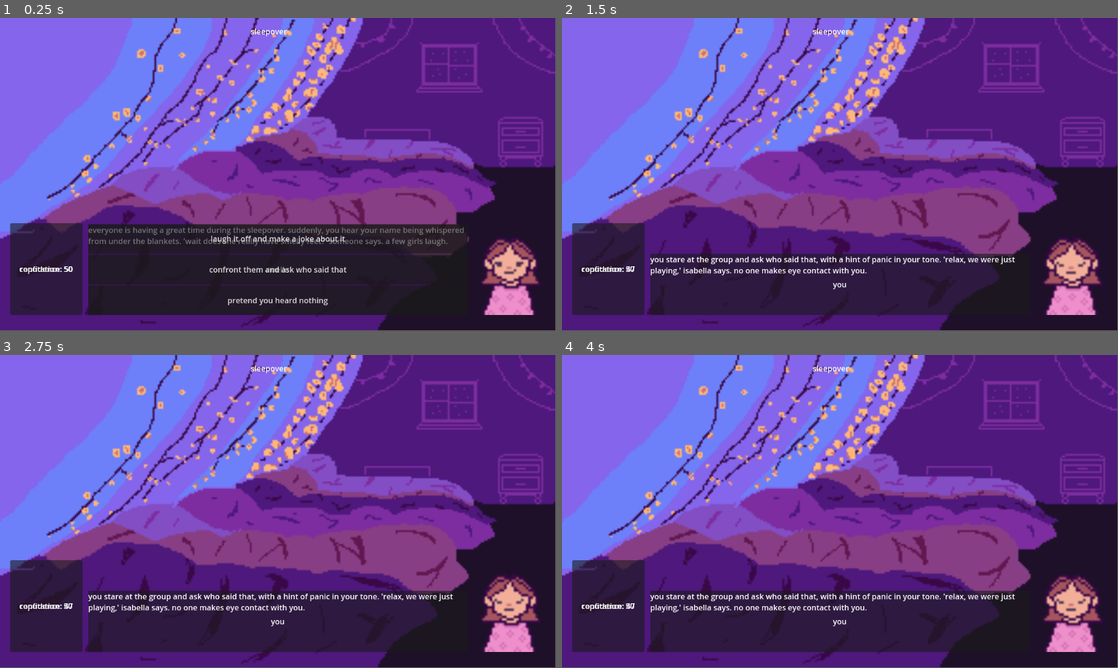
Above: before the commit, frames 1-4 (two rows, left to right).
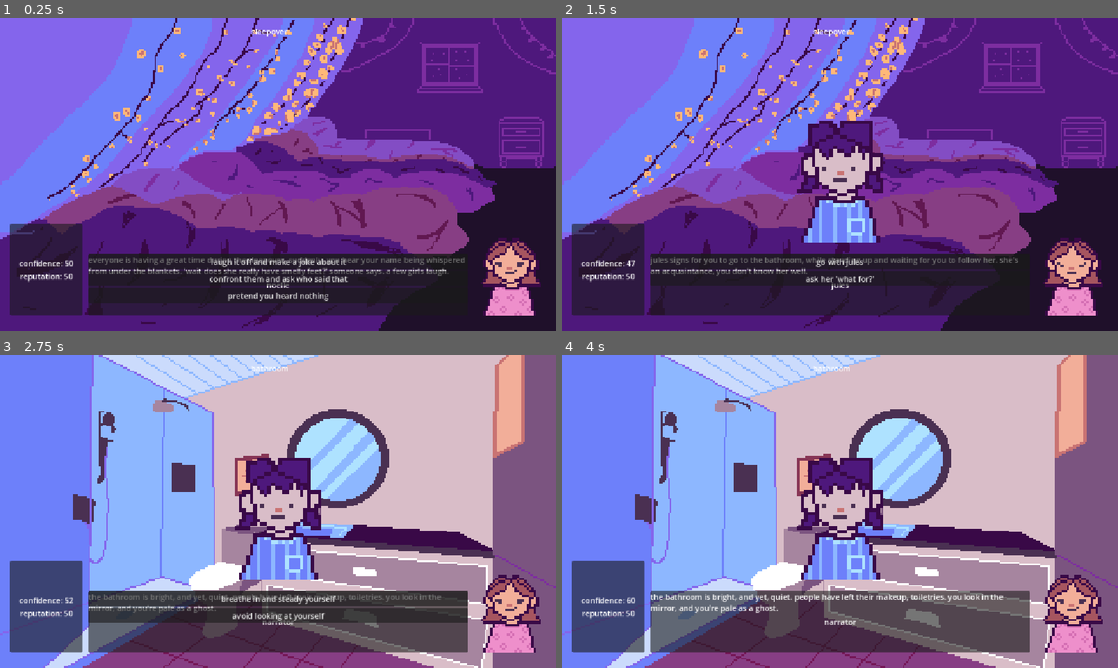
Above: after the commit, the same moments.

Repository: itsbeesfan/gossip-madness
Game: Godot game, scene res://scenes/main.tscn
Two runs of this game, one before a commit and one after it. Both use one fixed random seed, a clock stepped at 60 frames per second and the inputs below.
Inputs (mouse positions are in pixels of both pictures, inside the frame that each line leads up to):
- Up to frame 1 (0.25 s): no input
- Up to frame 2 (1.5 s): click "confront them and ask who sai…" at 0.5 s; click "go quiet." at 1.25 s
- Up to frame 3 (2.75 s): click (278, 599) at 2 s, where only the run after the commit has a clickable "go with jules"
- Up to frame 4 (4 s): click (840, 599) at 2.75 s, where only the run after the commit has a clickable "breathe in and steady yourself"; tap Enter at 3.5 s; hold Right from 3.53 s (still down); tap Alt at 3.6 s
In our replay, the window is 799x449 before the commit and 800x450 after it. These sizes can differ from the game's own. Grey fills any space a smaller window leaves; there, only what the larger window draws over its background counts as a difference.

The runs differ from the first frame. In frame 1, 15% of the frame differs, in the area x 0-100%, y 0-100%; in frame 2, 12%; in frame 3, 89%; in frame 4, 91%.
Error before the commit: Invalid access to property or key 'sleepover_change' on a base object of type 'Dictionary'. (res://scripts/main.gd:90)
Error after the commit: Invalid access to property or key 'bathroom_talk' on a base object of type 'Dictionary'. (res://scripts/main.gd:111)

Commit message:
started bathroom scenes, fixing graphics

Diff:
--- a/gossip-madness/project.godot
+++ b/gossip-madness/project.godot
@@ -15,6 +15,10 @@
 config/features=PackedStringArray("4.5", "GL Compatibility")
 config/icon="res://icon.svg"
 
+[display]
+
+window/stretch/mode="canvas_items"
+
 [editor_plugins]
 
 enabled=PackedStringArray("res://addons/godot_super-wakatime/plugin.cfg")
--- a/gossip-madness/scenes/main.tscn
+++ b/gossip-madness/scenes/main.tscn
@@ -12,12 +12,14 @@
 script = ExtResource("1_o5qli")
 
 [node name="background" type="TextureRect" parent="."]
+texture_filter = 1
 layout_mode = 1
 anchors_preset = 15
 anchor_right = 1.0
 anchor_bottom = 1.0
 grow_horizontal = 2
 grow_vertical = 2
+stretch_mode = 4
 
 [node name="location" type="Label" parent="."]
 layout_mode = 1
@@ -71,15 +73,22 @@
 offset_right = 76.535995
 offset_bottom = 96.303955
 
-[node name="confidence" type="Label" parent="stats"]
+[node name="VBoxContainer" type="VBoxContainer" parent="stats"]
+layout_mode = 2
+alignment = 1
+
+[node name="confidence" type="Label" parent="stats/VBoxContainer"]
 layout_mode = 2
 horizontal_alignment = 1
+vertical_alignment = 1
 
-[node name="reputation" type="Label" parent="stats"]
+[node name="reputation" type="Label" parent="stats/VBoxContainer"]
 layout_mode = 2
 horizontal_alignment = 1
+vertical_alignment = 1
 
 [node name="avatar" type="TextureRect" parent="."]
+texture_filter = 1
 layout_mode = 1
 anchors_preset = -1
 anchor_left = 0.91400003
@@ -92,15 +101,16 @@
 offset_bottom = 96.303955
 
 [node name="speaker" type="TextureRect" parent="."]
+texture_filter = 1
 layout_mode = 1
 anchors_preset = 8
 anchor_left = 0.5
 anchor_top = 0.5
 anchor_right = 0.5
 anchor_bottom = 0.5
-offset_left = -147.5
-offset_top = -129.5
-offset_right = 147.5
-offset_bottom = 129.5
+offset_left = -111.5
+offset_top = -141.23334
+offset_right = 111.5
+offset_bottom = 141.23334
 grow_horizontal = 2
 grow_vertical = 2
--- a/gossip-madness/scripts/main.gd
+++ b/gossip-madness/scripts/main.gd
@@ -11,8 +11,8 @@
 @onready var speaker_label = $dialoguePanel/speaker
 @onready var story_text = $dialoguePanel/story
 @onready var choices_box = $dialoguePanel/choices
-@onready var confidence_label = $stats/confidence
-@onready var reputation_label = $stats/reputation
+@onready var confidence_label = $stats/VBoxContainer/confidence
+@onready var reputation_label = $stats/VBoxContainer/reputation
 @onready var avatar_animation = $avatar
 @onready var speaker_animation = $speaker
 
@@ -54,7 +54,7 @@
 
 	"sleepover_confrontation": {
 		"location": "sleepover",
-		"speaker": "you",
+		"speaker": "isabella",
 		"text": "you stare at the group and ask who said that, with a hint of panic in your tone. 'relax, we were just playing,' isabella says. no one makes eye contact with you.",
 		"choices": [
 			{"label": "say it didn't feel like a joke", "confidence": 8, "reputation": 6, "next": "sleepover_change"},
@@ -71,6 +71,27 @@
 			{"label": "act nonchalant, and hope they forget later.", "confidence": -8, "reputation": -7, "next": "sleepover_change"},
 		]
 	},
+
+	"sleepover_change": {
+		"location": "sleepover",
+		"speaker": "jules",
+		"text": "jules signs for you to go to the bathroom, while standing up and waiting for you to follow her. she's an acquaintance, you don't know her well.",
+		"choices": [
+			{"label": "go with jules", "confidence": 5, "reputation": 0, "next": "bathroom_one"},
+			{"label": "ask her 'what for?'", "confidence": -5, "reputation": 0, "next": "bathroom_one"}
+		]
+	},
+
+	"bathroom_one": {
+		"location": "bathroom",
+		"speaker": "narrator",
+		"text": "the bathroom is bright, and yet, quiet. people have left their makeup, toiletries. you look in the mirror, and you're pale as a ghost.",
+		"choices": [
+			{"label": "breathe in and steady yourself", "confidence": 8, "reputation": 0, "next": "bathroom_talk"},
+			{"label": "avoid looking at yourself", "confidence": -5, "reputation": 0, "next": "bathroom_talk"}
+		]
+	},
+
 }
 
 # Called when the node enters the scene tree for the first time.
@@ -105,7 +126,7 @@
 func create_choice_button(choice_data):
 	var button = Button.new()
 	button.text = choice_data["label"]
-	button.custom_minimum_size = Vector2(0,60)
+	button.custom_minimum_size = Vector2(0,30)
 
 	var local_choice = choice_data
 	button.pressed.connect(func(): choose_option(local_choice))
